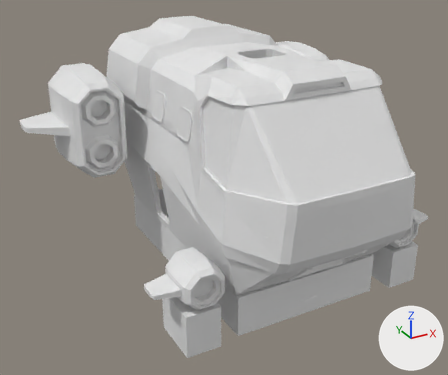
Before and after pictures for a commit that changed the glTF model app/assets/test/zamboni-ship-col.glb.
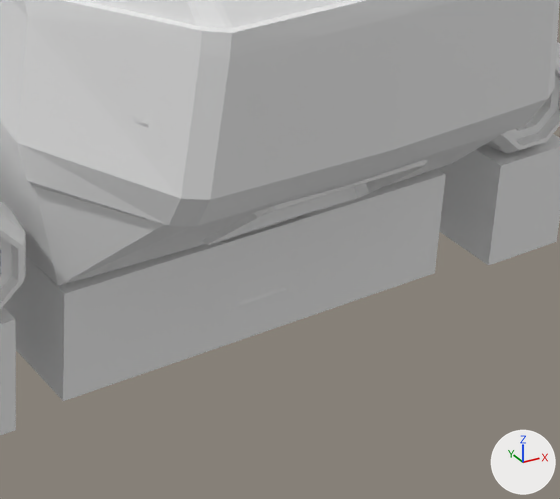
The first picture shows the older version from a 50 mm lens placed at (-5.64, -9.68, 6.33), pointed at (-0.45, -0.24, 1.61). The close-ups show the older and then the newer version on the part from 48% to 92% of the width and 52% to 99% of the height of that picture. Only the edits that show in the close-ups are written down. The axes (+X, +Y, +Z) are drawn at lower right. The lights are the same throughout. Where no turn or scale is listed for an object, it has been applied to the vertices.

In view in the first close-up: 'zamboni_col'.
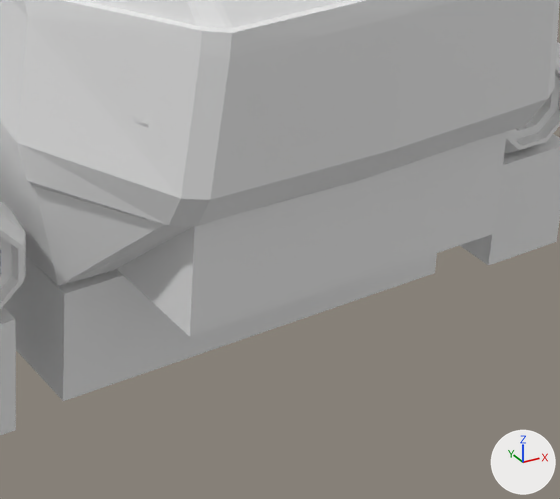
Where the change shows, as pixel boxes [x1, y1, x2, y2] in the close-ups (560 x 499 px):
```json
{"object": "Box Window Slope_col", "change": "added", "after": [117, 132, 507, 337]}
```

The change, as JSON lines over the scene's bpy script:
```json
{"op": "add", "block": "me_box_window_slope_col", "code": ["me_box_window_slope_col = bpy.data.meshes.new('Box Window Slope_col')", "me_box_window_slope_col.from_pydata(...)  # a box spanning x -1.08..1.08, y -0.45..0.45, z -0.7..0.7"]}
{"op": "add", "block": "ob_box_window_slope_col", "code": ["ob_box_window_slope_col = bpy.data.objects.new('Box Window Slope_col', me_box_window_slope_col)", "ob_box_window_slope_col.location = (0.0, -2.777, 1.521)"]}
```
